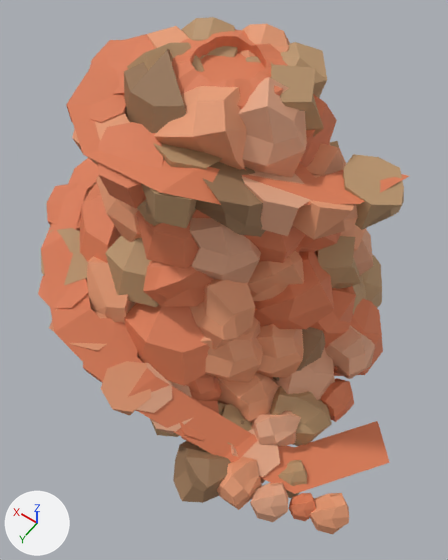
Two versions of the FBX model Vakuo/Assets/Art/3D_Models/mountain.fbx, one commit apart.
Camera for both pictures: a 50 mm camera at (-78.4, 122.7, 223.3) aimed at (-2.1, 15.9, 55.5). Arrows for +X, +Y and +Z are at lower left; the lights stay in place. Where no turn or scale is listed for an object, it has been applied to the vertices. Vertices at the same position are counted once.
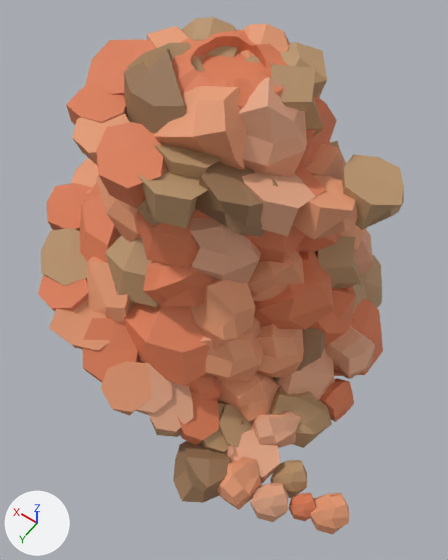
Where the change shows, as pixel boxes [x1, y1, x2, y2] in the pictures (448 x 560 px):
'Plane', reshaped: before [38, 17, 409, 534]; after [38, 17, 404, 534]
part 1 of me_plane, cut back: before [67, 19, 409, 205]; after [181, 19, 196, 40]
part 2 of me_plane, deleted: before [41, 158, 390, 494]

The change, as a list of edits to the scene's bpy script:
```text
Change me_plane:
    used by ob_plane; location = (31.5, -4.3, 126.3)
    verts and faces of me_plane; kept vertices keep their numbers, new ones are numbered from 3592
    before: 18 (-4.0, -65.0, -46.0), 19 (-11.0, -49.0, -50.0), 20 (33.0, -37.0, -55.0), 21 (22.0, -25.0, -55.0), 22 (40.0, 15.0, -62.0) at pixel (74, 168)
    before: 23 (27.0, 21.0, -61.0) at pixel (86, 189), 24 (23.0, 49.0, -65.0) at pixel (40, 249), 25 (19.0, 36.0, -64.0) at pixel (75, 228), 26 (0.0, 69.0, -73.0) at pixel (54, 332), 27 (-4.0, 55.0, -72.0) at pixel (90, 308)
    before: 28 (-28.0, 70.0, -87.0) at pixel (121, 401), 29 (-32.0, 57.0, -86.0) at pixel (156, 376), 30 (-61.0, 60.0, -108.0), 31 (-65.0, 47.0, -107.0) at pixel (252, 434), 32 (-87.0, 54.0, -113.0) at pixel (294, 493)
    before: 33 (-78.0, 40.0, -114.0) at pixel (293, 447), 34 (-108.0, 22.0, -120.0) at pixel (389, 462), 35 (-97.0, 9.0, -121.0) at pixel (377, 420)
    remove me_plane.from_pydata(...)  # 3592 vertices, 3274 faces; spans x -108.0..44.0, y -67.0..78.0, z -124.0..3.0
    add me_plane.from_pydata(...)  # 3558 vertices, 3258 faces; spans x -107.0..44.0, y -67.0..78.0, z -124.0..3.0
    me_plane part 1
    18 vertices are removed from x -75.0..19.0, y -17.0..43.0, z -33.0..-5.0
    12 faces are deleted
    1 vertex moves within x 2.0, y -2.0, z -9.0
    4 new faces join them, mat_catanho_claro (brown #ba956d)
    me_plane part 2
    add delete_vertices([*range(18, 30), *range(32, 36)])  # with the faces that use them
```
